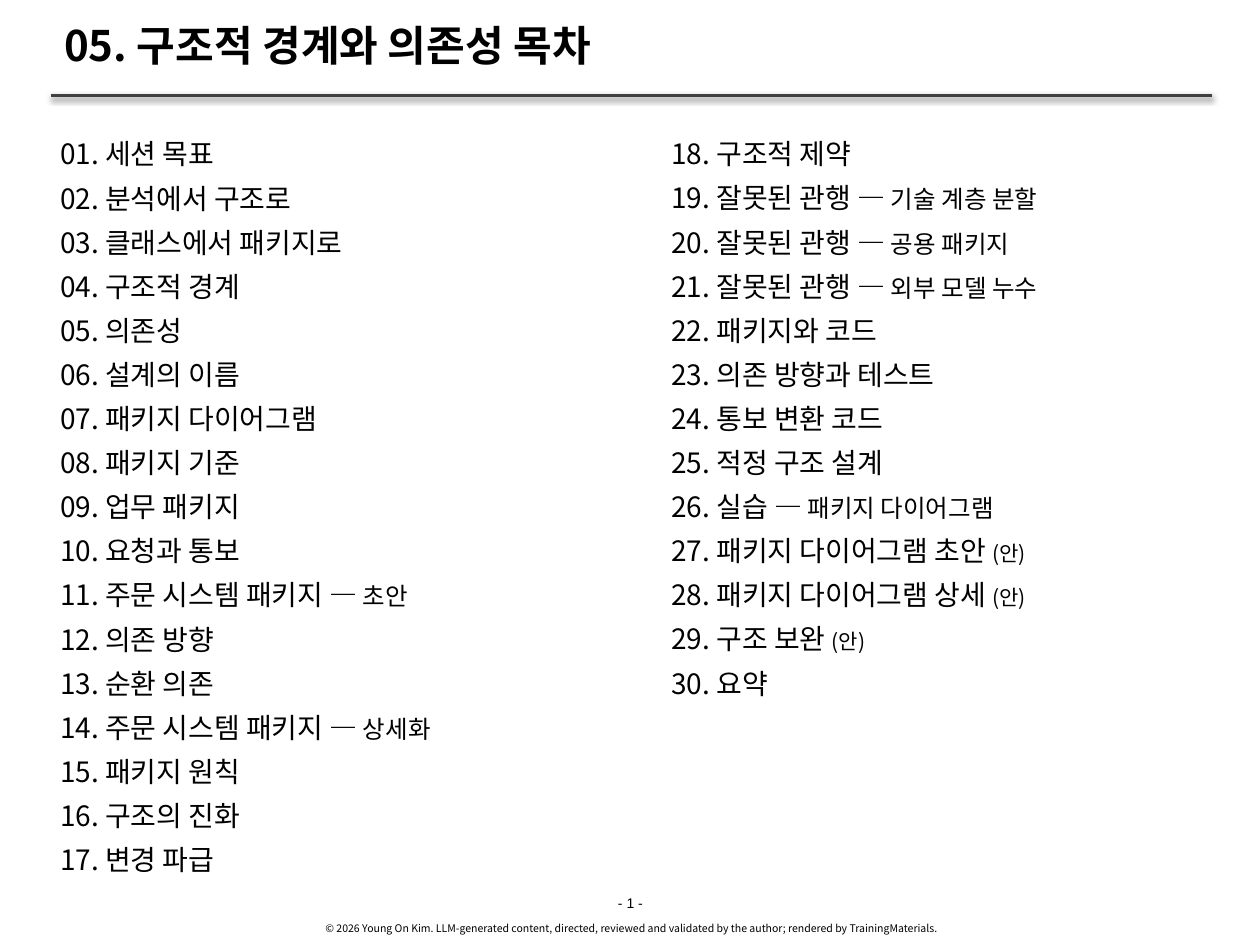
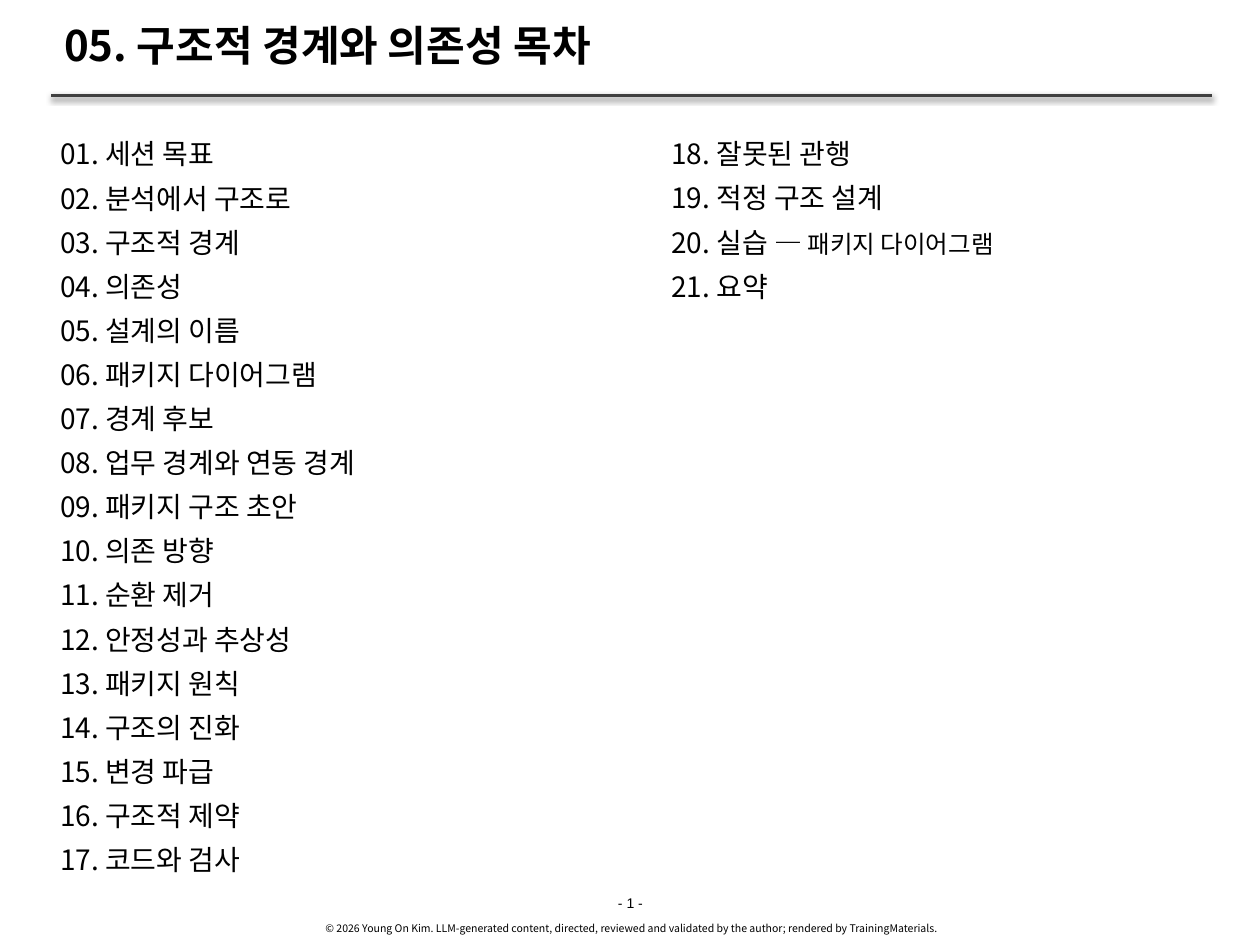
Before and after one commit to YoungSan77/TrainingMaterials, a slide deck: slide 1 of courses/ooad/sessions/s05.pptx. Drawn at 1260x945 pixels with LibreOffice and Linux fonts; fonts in the diff are those of the drawing. Boxes give left, top, right and bottom in pixels: in the first picture for what was removed or moved away, otherwise in the second. Text is boxed around its words. In the diff, an @@ line names an element or a change of style, - is before the commit and + after.

```diff
--- a/courses/ooad/sessions/s05.pptx
+++ b/courses/ooad/sessions/s05.pptx
@@ text at (x1=671, y1=141, x2=994, y2=300): text changed @@
-  18. 구조적 제약
-  19. 잘못된 관행 — 기술 계층 분할
-  20. 잘못된 관행 — 공용 패키지
-  21. 잘못된 관행 — 외부 모델 누수
-  22. 패키지와 코드
-  23. 의존 방향과 테스트
-  24. 통보 변환 코드
-  25. 적정 구조 설계
-  26. 실습 — 패키지 다이어그램
-  27. 패키지 다이어그램 초안 (안)
-  28. 패키지 다이어그램 상세 (안)
-  29. 구조 보완 (안)
-  30. 요약
+  18. 잘못된 관행
+  19. 적정 구조 설계
+  20. 실습 — 패키지 다이어그램
+  21. 요약
@@ text at (x1=60, y1=230, x2=355, y2=873): text changed @@
-  03. 클래스에서 패키지로
-  04. 구조적 경계
-  05. 의존성
-  06. 설계의 이름
-  07. 패키지 다이어그램
-  08. 패키지 기준
-  09. 업무 패키지
-  10. 요청과 통보
-  11. 주문 시스템 패키지 — 초안
-  12. 의존 방향
-  13. 순환 의존
-  14. 주문 시스템 패키지 — 상세화
-  15. 패키지 원칙
-  16. 구조의 진화
-  17. 변경 파급
+  03. 구조적 경계
+  04. 의존성
+  05. 설계의 이름
+  06. 패키지 다이어그램
+  07. 경계 후보
+  08. 업무 경계와 연동 경계
+  09. 패키지 구조 초안
+  10. 의존 방향
+  11. 순환 제거
+  12. 안정성과 추상성
+  13. 패키지 원칙
+  14. 구조의 진화
+  15. 변경 파급
+  16. 구조적 제약
+  17. 코드와 검사
```
Also in this commit, not shown: 33 other slides changed, 1 slide removed, 29 other files.
